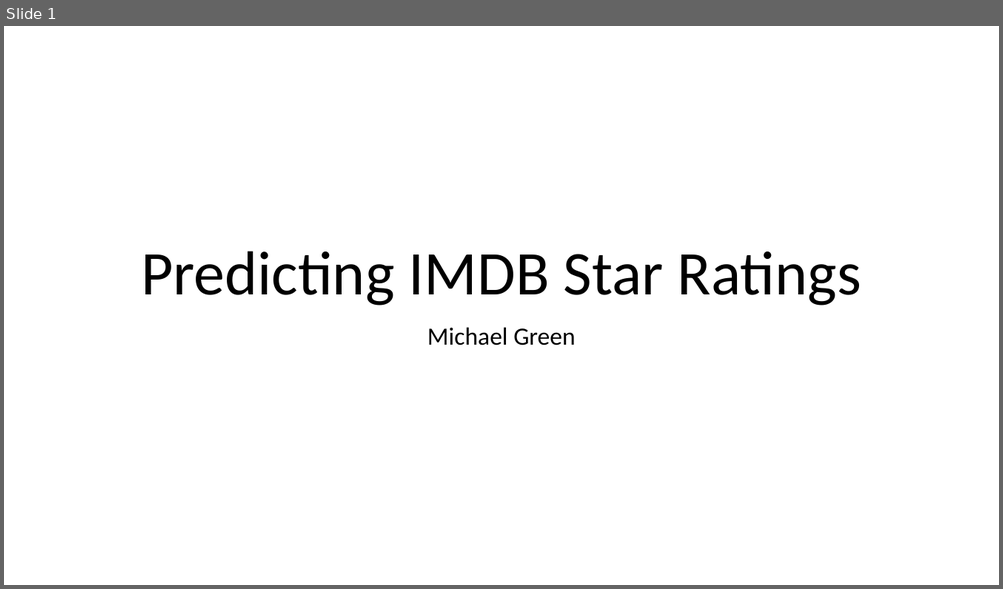
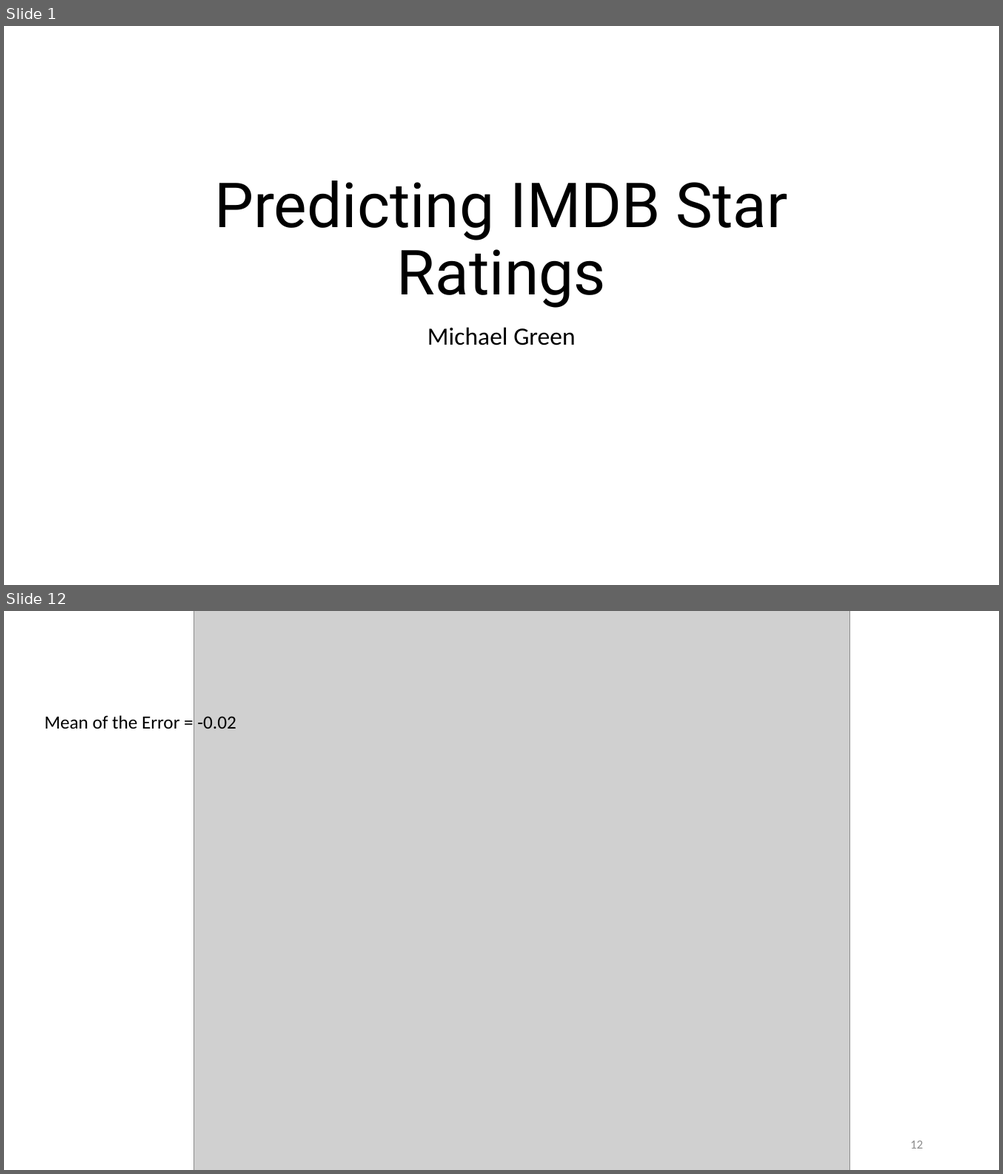
Before and after one commit to michael-a-green/Metis_Project2, a slide deck: Michael_Green_Metis_Project2.pptx. Shown one above the other, each under a label of ours: slide 1 before the commit, slides 1 and 12 after it; the slides between them are not shown. The pictures are 1003x589 and 1003x1174 pixels, drawn with LibreOffice and Linux fonts; fonts in the diff are those of the drawing; grey boxes stand for pictures. Boxes give left, top, right and bottom in pixels: in the first picture for what was removed or moved away, otherwise in the second. Text is boxed around its words. In the diff, an @@ line names an element or a change of style, - is before the commit and + after.

```diff
--- a/Michael_Green_Metis_Project2.pptx
+++ b/Michael_Green_Metis_Project2.pptx
@@ slide 12 added at [4, 611, 999, 1170], background #FFFFFF @@
@@ picture added at [193, 611, 850, 1170] @@
@@ text added at [45, 715, 236, 729], 18 pt, text #000000 @@
+Mean of the Error = -0.02
@@ page number added at [910, 1141, 922, 1149], 12 pt, text #8C8C8C @@
+12
@@ slide 1 changed as well @@
@@ title "Predicting IMDB Star Ratings" at [214, 181, 788, 308]: font Calibri to Roboto @@
```
Also in this commit, not shown: 14 other slides added, 1 slide removed, 2 other files.
